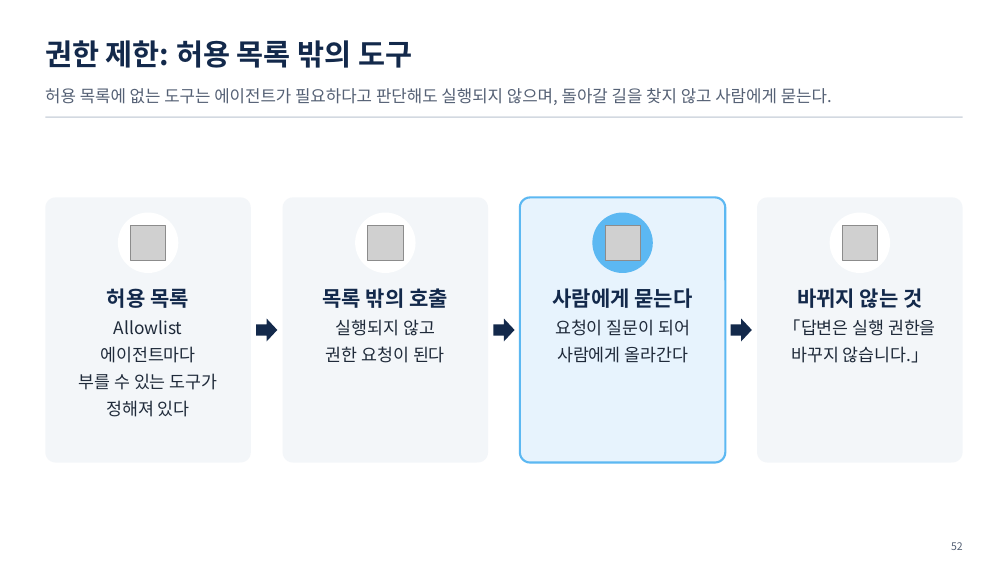
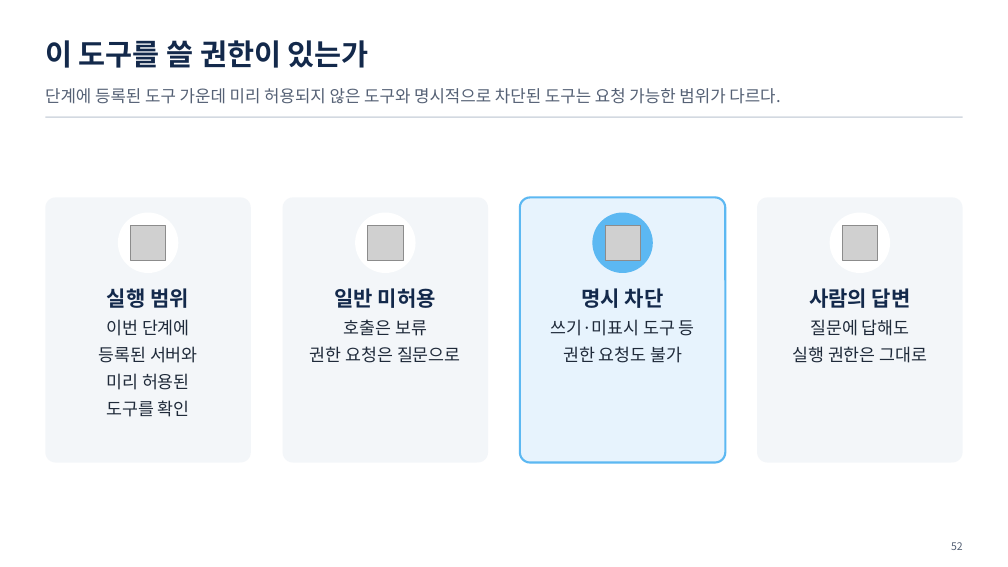
Before and after one commit to uengine-oss/hyd-iot-edu, a slide deck: slide 52 of workspace/강의제작/산출물/통합반/이론/05회차/통합반_05일차.pptx. Drawn at 1008x567 pixels with LibreOffice and Linux fonts; fonts in the diff are those of the drawing; grey boxes stand for pictures. Boxes give left, top, right and bottom in pixels: in the first picture for what was removed or moved away, otherwise in the second. Text is boxed around its words. In the diff, an @@ line names an element or a change of style, - is before the commit and + after.

Commit message:
통합반 5회차 44~52장 보류·호출 오류·재시도·권한 경계의 화면과 낭독을 확정한다

```diff
--- a/workspace/강의제작/산출물/통합반/이론/05회차/통합반_05일차.pptx
+++ b/workspace/강의제작/산출물/통합반/이론/05회차/통합반_05일차.pptx
@@ text at <box>45,40,369,68</box>: text changed @@
-권한 제한: 허용 목록 밖의 도구
+이 도구를 쓸 권한이 있는가
@@ text at <box>45,88,780,104</box>: text changed @@
-허용 목록에 없는 도구는 에이전트가 필요하다고 판단해도 실행되지 않으며, 돌아갈 길을 찾지 않고 사람에게 묻는다.
+단계에 등록된 도구 가운데 미리 허용되지 않은 도구와 명시적으로 차단된 도구는 요청 가능한 범위가 다르다.
@@ text at <box>99,288,198,417</box>: text changed @@
-허용 목록
-Allowlist
-에이전트마다
-부를 수 있는 도구가
-정해져 있다
+실행 범위
+이번 단계에
+등록된 서버와
+미리 허용된
+도구를 확인
@@ text at <box>310,288,461,363</box>: text changed @@
-목록 밖의 호출
-실행되지 않고
-권한 요청이 된다
+일반 미허용
+호출은 보류
+권한 요청은 질문으로
@@ text at <box>550,288,695,363</box>: text changed @@
-사람에게 묻는다
-요청이 질문이 되어
-사람에게 올라간다
+명시 차단
+쓰기·미표시 도구 등
+권한 요청도 불가
@@ text at <box>792,288,928,363</box>: text changed @@
-바뀌지 않는 것
-「답변은 실행 권한을
-바꾸지 않습니다.」
+사람의 답변
+질문에 답해도
+실행 권한은 그대로
@@ right arrow removed at <box>256,318,278,341</box> @@
@@ right arrow removed at <box>494,318,515,341</box> @@
@@ right arrow removed at <box>730,318,752,341</box> @@
```
Also in this commit, not shown: 8 other slides changed, 28 other files.
